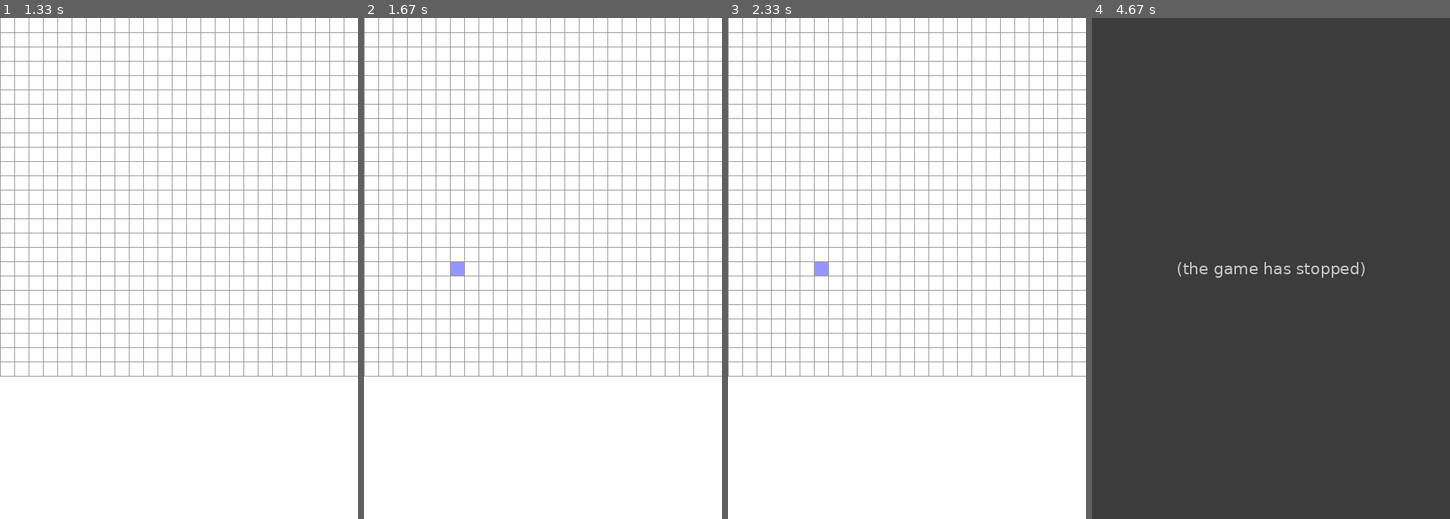
Above: before the commit, frames 1-4 (left to right).
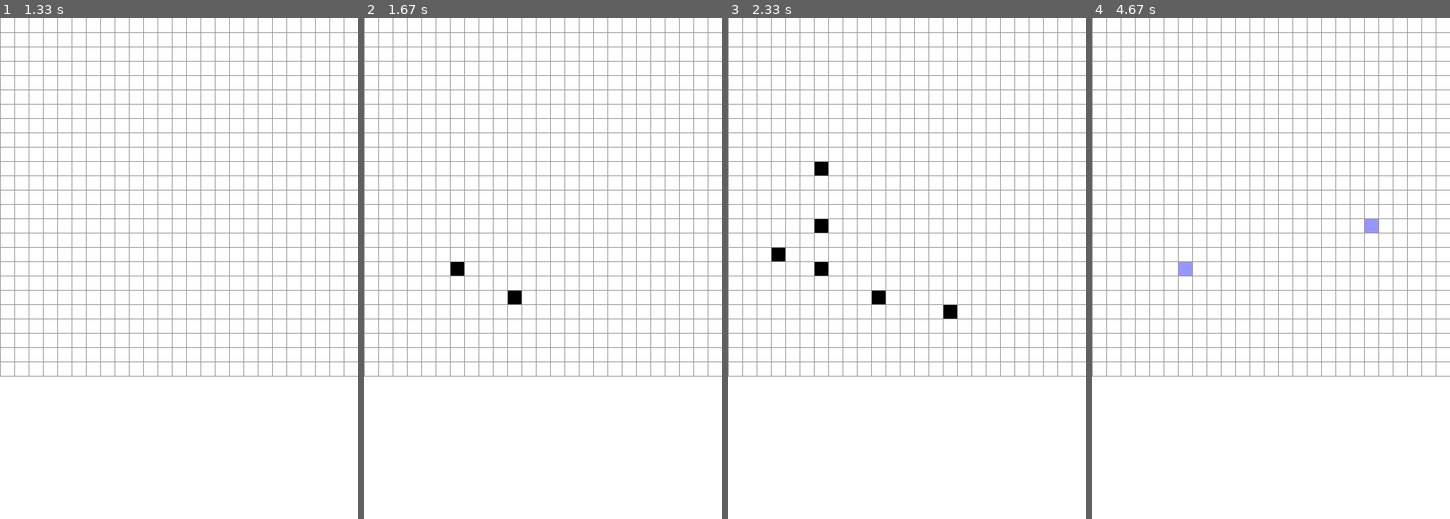
Above: after the commit, the same moments.

Repository: sor3nW/Searching-Algorithm-Visualizer
Game: pygame game, started from aStarPathfinder.py
The game is run twice, just before and just after one commit, with the same random seed, the same clock (stepped at 60 frames per second) and the same inputs.
Inputs (mouse positions are in pixels of both pictures, inside the frame that each line leads up to):
- Up to frame 1 (1.33 s): tap Enter at 0.33 s; press the mouse at (93, 273) at 0.7 s; move the mouse to (153, 323) at 0.8 s; release the mouse at (214, 378) at 0.93 s; hold R from 1 s (still down); hold W from 1 s (still down); move the mouse to (68, 193) at 1.03 s
- Up to frame 2 (1.67 s): release R at 1.47 s; release W at 1.47 s; press the mouse at (457, 273) at 1.53 s; move the mouse to (521, 293) at 1.63 s
- Up to frame 3 (2.33 s): release the mouse at (949, 313) at 1.77 s; press the mouse at (821, 273) at 1.87 s; move the mouse to (821, 223) at 1.97 s; release the mouse at (821, 168) at 2.1 s; hold W from 2.17 s (still down); click (778, 253) at 2.25 s
- Up to frame 4 (4.67 s): release W at 2.47 s; hold A 2.5-3.03 s; click (1271, 328) at 2.58 s; hold R 3.07-3.37 s; hold S 3.07-3.37 s; press the mouse at (1185, 273) at 3.43 s; move the mouse to (1263, 253) at 3.53 s; move the mouse to (1342, 228) at 3.63 s; release the mouse at (1342, 228) at 3.67 s; hold S 3.73-4.03 s; click (1364, 223) at 3.82 s; tap Enter at 4.5 s

Frame 1 is identical in both runs. In frame 2, 0.2% of the frame differs, in the area x 24-44%, y 48-58%; in frame 3, 0.6%; in frame 4, 100%, in the area x 0-100%, y 0-100%.
Error before the commit: TypeError: cannot unpack non-iterable method object (aStarPathfinder.py line 89); the game stopped at 4.5 s (later frames are placeholders)

Commit message:
still isnt working but I want to move On

Diff:
--- a/aStarPathfinder.py
+++ b/aStarPathfinder.py
@@ -1,6 +1,8 @@
+
 import pygame
-import math
+
 from queue import PriorityQueue
+from collections import deque
 
 dim = screen_W, screen_H = 500,700
 screen = pygame.display.set_mode((dim))
@@ -34,8 +36,7 @@
     def isnotwall(self):
         return self.color != colors["black"]
 
-    def get_pos(self):
-        return self.row, self.col
+
 
     def add_neighbors(self, grid):
         self.neighbors = []
@@ -86,6 +87,7 @@
 
 
 def heuristic(p1, p2):
+
     x1, y1 = p1
     x2, y2 = p2
     return abs(x1 - x2) + abs(y1 - y2)
@@ -99,7 +101,8 @@
     gScore[start] = 0
 
     fScore = {spot: float("inf") for row in grid for spot in row}
-    fScore[start] = heuristic(start.get_pos, end.get_pos)
+
+    fScore[start] = heuristic((start.row, start.col), (end.row, end.col))
 
     while not openSet.empty():
         for event in pygame.event.get():
@@ -115,7 +118,7 @@
             if tentative_gScore < gScore[neighbor]:
                 cameFrom[neighbor] = current
                 gScore[neighbor] = tentative_gScore
-                fScore[neighbor] = tentative_gScore + heuristic(neighbor)
+                fScore[neighbor] = tentative_gScore + heuristic((neighbor.row, neighbor.col), (end.row, end.col))
                 if neighbor not in openSet:
                     count += 1
                     openSet.put((fScore[neighbor], count, neighbor))
@@ -123,6 +126,32 @@
         if current != start:
             current.color = colors["red"]
     return False
+
+def breadthFirstSearch(x, y, grid, draw):
+
+
+    q = deque()
+    visit = set()
+    q.append((x, y))
+    visit.add((x, y))
+
+    while q:
+        i, j = q.popleft()
+        grid[i][j].color = colors["red"]
+
+        directions = [[1,0], [0,1], [-1,0], [0,-1]]
+        for r, c in directions:
+            nextRow, nextCol = i + r, j + c
+            if ( nextRow in range(num) and nextCol in range(num) and grid[nextRow][nextCol].isnotwall() and (nextRow, nextCol) not in visit):
+                q.append((nextRow, nextCol))
+            if grid[nextRow][nextCol].color == colors["purple"] and (nextRow, nextCol) not in visit:
+                grid[x][y].color = colors["purple"]
+                return True
+    return False
+
+
+
+
 
 def main():
     start = None
@@ -143,19 +172,27 @@
                 if event.key == pygame.K_r:
                     grid = array()
                     pointCount = 0
+                if event.key == pygame.K_w:
+                    let = "w"
+                if event.key == pygame.K_s:
+                    let = "s"
+                if event.key == pygame.K_a:
+                    let = "a"
                 if event.key == pygame.K_b:
                     let = "b"
-                if event.key == pygame.K_s:
-                    let = "s"
+
                 if event.key == pygame.K_RETURN and pointCount == 2:
                     for r in grid:
                         for spot in r:
                             spot.add_neighbors(grid)
-                    aStarPathfind(grid, start, end, lambda: draw(grid))
-
+                    if let == "a":
+                        aStarPathfind(grid, start, end, lambda: draw(grid))
+
+                    if let == "b":
+                        breadthFirstSearch(start.row, start.col, grid, lambda: draw(grid))
 
             if event.type == pygame.MOUSEBUTTONDOWN:
-                if let == "b":
+                if let == "w":
                     flag1 = True
                 if let == "s":
                     flag2 = True
@@ -167,7 +204,7 @@
             r, c = pygame.mouse.get_pos()
             x, y = get_pos(r, c)
             spot = grid[x][y]
-            if let == "b":
+            if let == "w":
                 spot.color = colors["black"]
 
         if flag2 == True:
